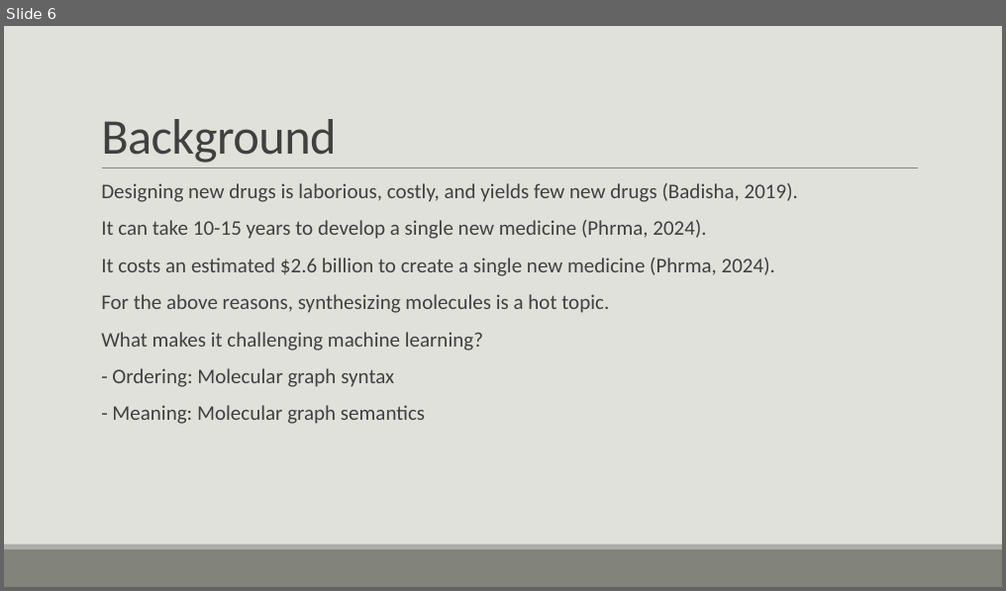
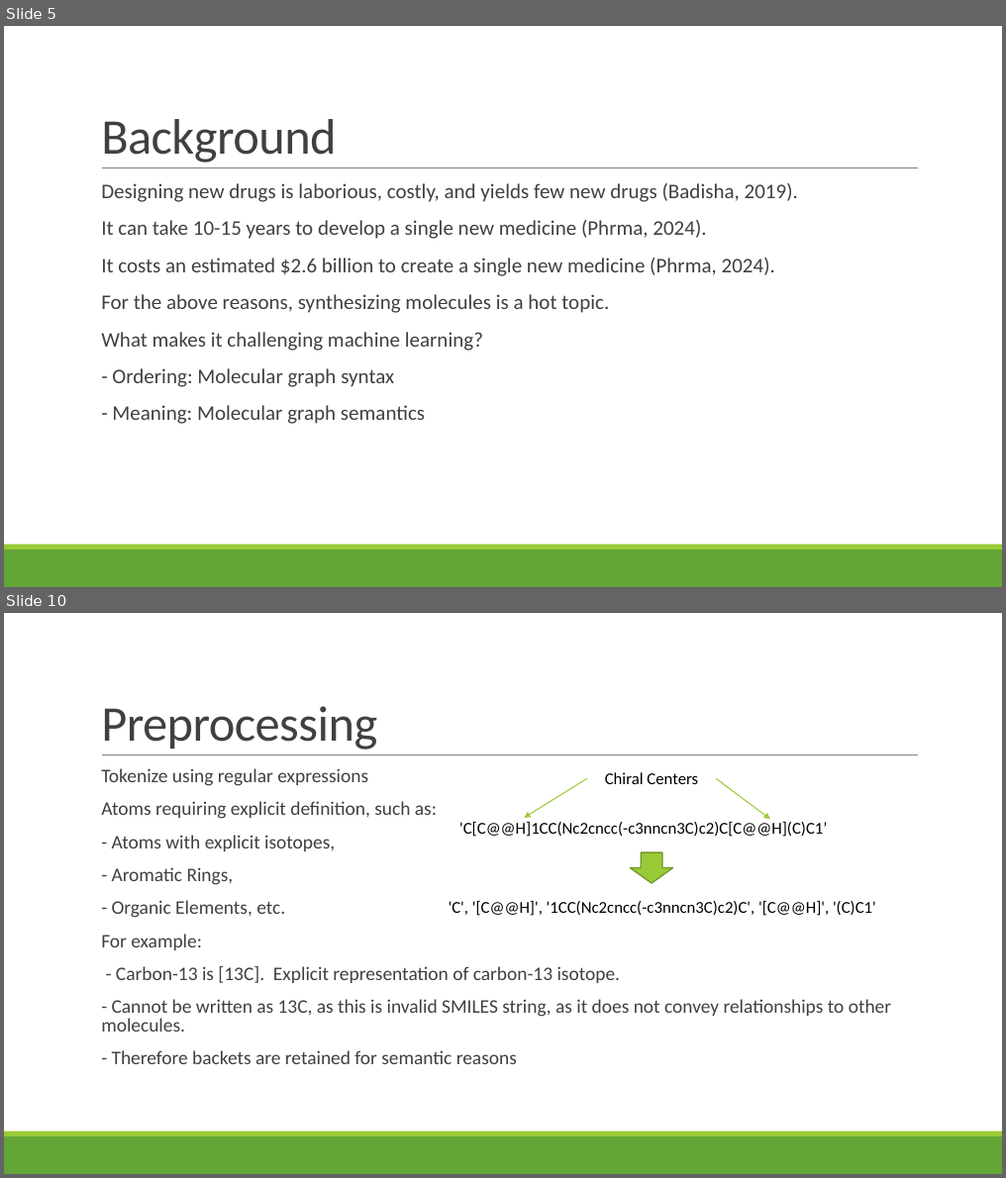
Before and after one commit to vanthony715/SMGAN, a slide deck: SMGAN.pptx. Shown one above the other, each under a label of ours: slide 6 before the commit, slides 5 and 10 after it; the slides between them are not shown. The pictures are 1006x591 and 1006x1178 pixels, drawn with LibreOffice and Linux fonts; fonts in the diff are those of the drawing. Boxes give left, top, right and bottom in pixels: in the first picture for what was removed or moved away, otherwise in the second. Text is boxed around its words. In the diff, an @@ line names an element or a change of style, - is before the commit and + after.

Commit message:
Added molecule visualizer and updated ppt

```diff
--- a/SMGAN.pptx
+++ b/SMGAN.pptx
@@ slide 10 added at (x1=4, y1=613, x2=1002, y2=1174), background #FFFFFF; not listed: 3 template elements that a slide beside it also shows @@
@@ title added at (x1=101, y1=706, x2=377, y2=750), 48 pt, text #404040 @@
+Preprocessing
@@ text added at (x1=101, y1=768, x2=891, y2=1064), 18.5 pt, text #404040 @@
+  Tokenize using regular expressions
+  Atoms requiring explicit definition, such as:
+  - Atoms with explicit isotopes,
+  - Aromatic Rings,
+  - Organic Elements, etc.
+  For example:
+  - Carbon-13 is [13C]. Explicit representation of carbon-13 isotope.
+  - Cannot be written as 13C, as this is invalid SMILES string, as it does not convey relationships to other molecules.
+  - Therefore backets are retained for semantic reasons
@@ arrow added from (587, 778) to (525, 818), #99CB38 1 pt @@
@@ text added at (x1=605, y1=772, x2=698, y2=784), 16 pt, text #000000 @@
+Chiral Centers
@@ arrow added from (716, 778) to (770, 819), #99CB38 1 pt @@
@@ text added at (x1=449, y1=822, x2=876, y2=916), 16 pt, text #000000 @@
+'C[C@@H]1CC(Nc2cncc(-c3nncn3C)c2)C[C@@H](C)C1’
+'C', '[C@@H]', '1CC(Nc2cncc(-c3nncn3C)c2)C', '[C@@H]', '(C)C1'
@@ right arrow added at (x1=631, y1=853, x2=673, y2=883), fill #99CB38, outline #719629 1.25 pt @@
@@ what was slide 6 is now slide 5 @@
@@ slide 5 changed as well @@
@@ background #E1E1DB to #FFFFFF @@
@@ text "Designing new drugs is laborious, ..." at (x1=101, y1=183, x2=798, y2=424): bullet colour #9DBFBE to #99CB38 @@
@@ rectangle at (x1=4, y1=550, x2=1002, y2=587): fill #82847C to #63A537 @@
@@ rectangle at (x1=4, y1=545, x2=1002, y2=550): fill #ACADA8 to #99CB38 @@
```
Also in this commit, not shown: 11 other slides changed, 5 other slides added, 4 slides removed, 5 other files.
